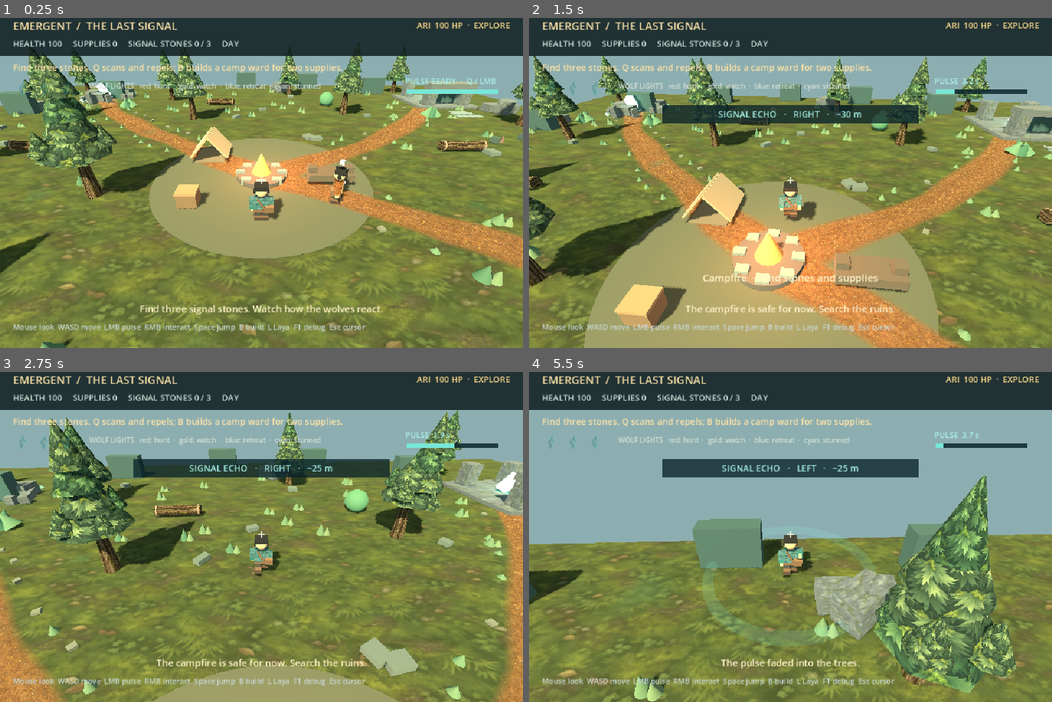
Above: before the commit, frames 1-4 (two rows, left to right).
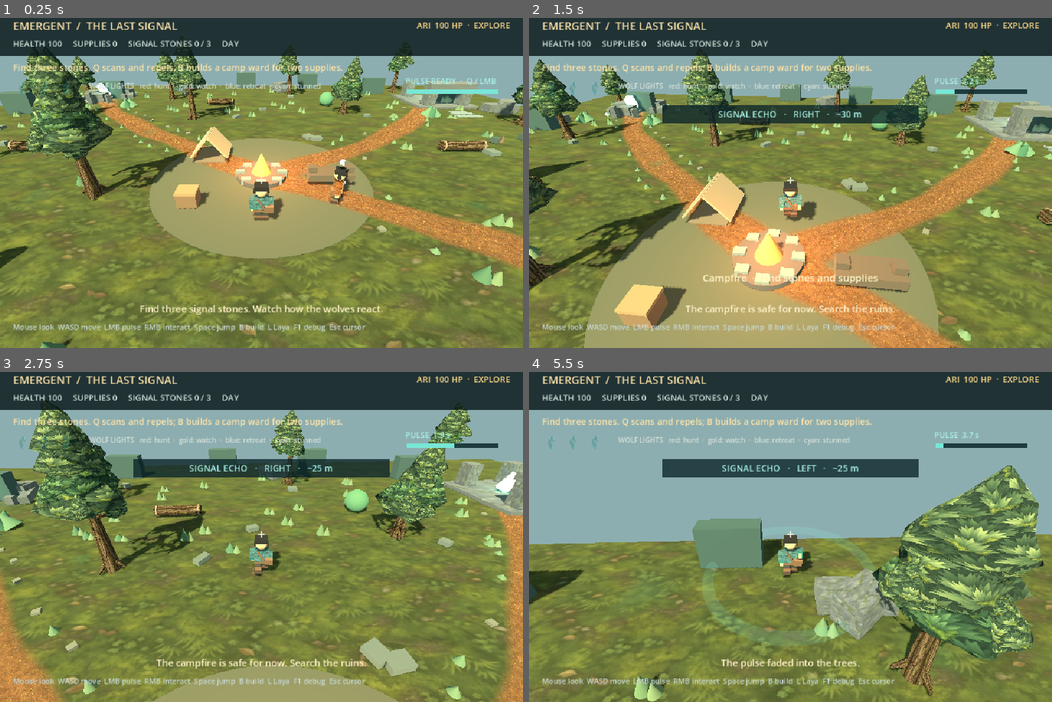
Above: after the commit, the same moments.

Repository: Morainet/Emergent
Game: Godot game, scene res://scenes/forest3d.tscn
Same seed, same stepped clock (60 frames per second), same inputs: the game is played once before the commit and once after it.
Inputs (mouse positions are in pixels of both pictures, inside the frame that each line leads up to):
- Up to frame 1 (0.25 s): no input
- Up to frame 2 (1.5 s): tap Enter at 0.5 s; move the mouse to (816, 179) at 0.52 s; hold R 0.53-1.28 s; hold W from 0.53 s (still down); click (816, 179) at 0.67 s; tap Space at 0.77 s; move the mouse to (764, 183) at 1.27 s; tap E at 1.35 s
- Up to frame 3 (2.75 s): keep holding W; tap Space at 1.52 s; move the mouse to (271, 527) at 2.02 s; tap Q at 2.1 s
- Up to frame 4 (5.5 s): keep holding W; move the mouse to (785, 540) at 2.77 s; tap B at 2.85 s; click (785, 540) at 2.92 s; tap Space at 3.02, 3.77, 4.52 s; move the mouse to (827, 537) at 3.52 s; tap L at 3.6 s; move the mouse to (748, 530) at 4.27 s; tap R at 4.35 s; move the mouse to (795, 533) at 5.02 s; tap E at 5.1 s; click (795, 533) at 5.17 s

The runs differ from the first frame. In frame 1, 6.5% of the frame differs, in the area x 0-100%, y 8-78%; in frame 2, 6.0%; in frame 3, 8.3%; in frame 4, 13%, in the area x 65-99%, y 28-99%.

Commit message:
Refine pine silhouettes with irregular crown meshes

Diff:
--- a/scripts/forest3d.gd
+++ b/scripts/forest3d.gd
@@ -12,6 +12,8 @@
 const TRAIL_EARTH_TEXTURE = preload("res://assets/textures/trail_earth.png")
 const MOSS_BARK_TEXTURE = preload("res://assets/textures/moss_bark.png")
 const PINE_CANOPY_TEXTURE = preload("res://assets/textures/pine_canopy.png")
+const CROWN_RING_HEIGHTS = [-0.5, -0.36, -0.08, 0.22, 0.5]
+const CROWN_RING_RADII = [0.78, 1.0, 0.72, 0.42, 0.035]
 const SIGNAL_SHARD_ICON = preload("res://assets/ui/signal_shard.png")
 const SHARD_SITES = [Vector3(-21, 0, -21), Vector3(22, 0, -20), Vector3(19, 0, 21)]
 const WOLF_DENS = [Vector3(-22, 0, 12), Vector3(21, 0, -4), Vector3(10, 0, 25)]
@@ -303,7 +305,7 @@
 	for i in positions.size():
 		var p: Vector2 = positions[i]
 		forest_tree_positions.append(p)
-		var height := 3.0 + float(i % 3) * 0.7
+		var height := 2.9 + float((i * 7) % 5) * 0.43
 		_tree(Vector3(p.x, 0.0, p.y), height, i)
 
 
@@ -326,13 +328,30 @@
 	shape.height = height * 0.84
 	collision.shape = shape
 	trunk.add_child(collision)
+	for root in 3:
+		var root_angle := float(root) * TAU / 3.0 + float(index) * 0.61
+		var root_start := pos + Vector3(cos(root_angle) * 0.19, 0.52, sin(root_angle) * 0.19)
+		var root_tip := pos + Vector3(cos(root_angle) * 0.68, 0.09, sin(root_angle) * 0.68)
+		var root_mesh := CylinderMesh.new()
+		root_mesh.bottom_radius = 0.16
+		root_mesh.top_radius = 0.055
+		root_mesh.height = root_start.distance_to(root_tip)
+		root_mesh.radial_segments = 5
+		var root_visual := MeshInstance3D.new()
+		root_visual.mesh = root_mesh
+		root_visual.position = (root_start + root_tip) * 0.5
+		root_visual.quaternion = Quaternion(Vector3.UP, (root_tip - root_start).normalized())
+		root_visual.material_override = _textured_material(MOSS_BARK_TEXTURE)
+		add_child(root_visual)
 	var lean := Vector2(sin(float(index) * 2.7), cos(float(index) * 1.9)) * 0.24
-	for tier in 4:
-		var radius := (1.55 - float(tier) * 0.28) * (0.88 + 0.06 * float((index + tier) % 4))
-		var crown := _pine_crown(pos + Vector3(lean.x * float(tier) * 0.42, height - 0.15 + float(tier) * 0.82, lean.y * float(tier) * 0.42), radius, 2.2 - float(tier) * 0.16, index + tier)
+	var tier_count := 3 + index % 3
+	for tier in tier_count:
+		var radius := (1.55 - float(tier) * 0.24) * (0.88 + 0.06 * float((index + tier) % 4))
+		var crown := _pine_crown(pos + Vector3(lean.x * float(tier) * 0.42, height - 0.15 + float(tier) * 0.72, lean.y * float(tier) * 0.42), radius, 2.2 - float(tier) * 0.16, index * 11 + tier)
 		add_child(crown)
-	for branch in 5:
-		var angle := float(branch) * TAU / 5.0 + float(index) * 1.37
+	var branch_count := 4 + (index * 2) % 3
+	for branch in branch_count:
+		var angle := float(branch) * TAU / float(branch_count) + float(index) * 1.37
 		var start := pos + Vector3(0.0, height * (0.61 + float(branch % 3) * 0.11), 0.0)
 		var reach := 0.95 + 0.16 * float((index + branch) % 3)
 		var tip := start + Vector3(cos(angle) * reach, 0.28 + float(branch % 2) * 0.12, sin(angle) * reach)
@@ -347,24 +366,53 @@
 		branch_visual.quaternion = Quaternion(Vector3.UP, (tip - start).normalized())
 		branch_visual.material_override = _textured_material(MOSS_BARK_TEXTURE)
 		add_child(branch_visual)
-		add_child(_pine_crown(tip + Vector3(0.0, 0.34, 0.0), 0.55, 1.0, index + branch))
+		add_child(_pine_crown(tip + Vector3(0.0, 0.34, 0.0), 0.46 + 0.07 * float(branch % 3), 0.9 + 0.1 * float(branch % 2), index * 13 + branch))
 
 
 func _pine_crown(pos: Vector3, radius: float, height: float, variation: int) -> MeshInstance3D:
-	var mesh := CylinderMesh.new()
-	mesh.bottom_radius = radius
-	mesh.top_radius = 0.03
-	mesh.height = height
-	mesh.radial_segments = 7 + variation % 3
+	var tool := SurfaceTool.new()
+	tool.begin(Mesh.PRIMITIVE_TRIANGLES)
+	var sectors := 9 + variation % 3
+	for band in 4:
+		for sector in sectors:
+			var a := _crown_point(radius, height, band, sector, sectors, variation)
+			var b := _crown_point(radius, height, band, sector + 1, sectors, variation)
+			var c := _crown_point(radius, height, band + 1, sector, sectors, variation)
+			var d := _crown_point(radius, height, band + 1, sector + 1, sectors, variation)
+			_foliage_vertex(tool, a, Vector2(float(sector) / float(sectors), float(band) / 4.0))
+			_foliage_vertex(tool, c, Vector2(float(sector) / float(sectors), float(band + 1) / 4.0))
+			_foliage_vertex(tool, b, Vector2(float(sector + 1) / float(sectors), float(band) / 4.0))
+			_foliage_vertex(tool, b, Vector2(float(sector + 1) / float(sectors), float(band) / 4.0))
+			_foliage_vertex(tool, c, Vector2(float(sector) / float(sectors), float(band + 1) / 4.0))
+			_foliage_vertex(tool, d, Vector2(float(sector + 1) / float(sectors), float(band + 1) / 4.0))
+	for sector in sectors:
+		_foliage_vertex(tool, Vector3(0.0, -height * 0.44, 0.0), Vector2(0.5, 0.5))
+		_foliage_vertex(tool, _crown_point(radius, height, 0, sector + 1, sectors, variation), Vector2(1.0, 0.0))
+		_foliage_vertex(tool, _crown_point(radius, height, 0, sector, sectors, variation), Vector2(0.0, 0.0))
+	tool.generate_normals()
 	var crown := MeshInstance3D.new()
-	crown.mesh = mesh
+	crown.mesh = tool.commit()
 	crown.position = pos
 	crown.rotation.y = float(variation) * 0.71
 	crown.rotation.z = sin(float(variation) * 1.9) * 0.055
 	var material := _textured_material(PINE_CANOPY_TEXTURE)
 	material.albedo_color = Color(0.86, 0.95, 0.88) if variation % 3 == 0 else Color(1.0, 0.97, 0.91)
+	material.cull_mode = BaseMaterial3D.CULL_DISABLED
 	crown.material_override = material
 	return crown
+
+
+func _crown_point(radius: float, height: float, ring: int, sector: int, sectors: int, variation: int) -> Vector3:
+	var angle := float(sector % sectors) * TAU / float(sectors)
+	var lobe := 1.0 + 0.13 * sin(angle * 3.0 + float(variation) * 1.71) + 0.07 * cos(angle * 5.0 + float(variation) * 0.83)
+	var hem := sin(angle * 4.0 + float(variation) * 0.57) * height * 0.075 if ring == 0 else 0.0
+	var shift := Vector2(sin(float(variation + ring) * 1.31), cos(float(variation - ring) * 1.19)) * radius * 0.055 * float(ring)
+	return Vector3(cos(angle) * radius * CROWN_RING_RADII[ring] * lobe + shift.x, height * CROWN_RING_HEIGHTS[ring] + hem, sin(angle) * radius * CROWN_RING_RADII[ring] * lobe + shift.y)
+
+
+func _foliage_vertex(tool: SurfaceTool, position: Vector3, uv: Vector2) -> void:
+	tool.set_uv(uv)
+	tool.add_vertex(position)
 
 
 func _make_ruins() -> void:
--- a/tests/smoke.gd
+++ b/tests/smoke.gd
@@ -58,15 +58,21 @@
 	assert(ground_mesh.material_override.albedo_texture != null, "Forest ground texture should load")
 	var textured_canopy_count := 0
 	var tapered_trunk_count := 0
+	var lowest_trunk := INF
+	var highest_trunk := 0.0
 	for world_child in game.get_children():
 		if world_child is MeshInstance3D and world_child.material_override.albedo_texture == load("res://assets/textures/pine_canopy.png"):
+			assert(world_child.mesh is ArrayMesh, "Foliage should use uneven generated geometry, not stock cones")
 			textured_canopy_count += 1
 		if world_child is StaticBody3D and world_child.get_child_count() > 0 and world_child.get_child(0) is MeshInstance3D:
 			var trunk_mesh = world_child.get_child(0).mesh
 			if trunk_mesh is CylinderMesh and trunk_mesh.bottom_radius > trunk_mesh.top_radius:
 				tapered_trunk_count += 1
+				lowest_trunk = minf(lowest_trunk, trunk_mesh.height)
+				highest_trunk = maxf(highest_trunk, trunk_mesh.height)
 	assert(textured_canopy_count >= 160, "Trees should have layered, textured crowns and side branches")
 	assert(tapered_trunk_count == 20, "Every tree should have a tapered trunk")
+	assert(highest_trunk - lowest_trunk > 1.2, "Tree heights should vary visibly")
 	var paths: Array = game.get("trail_paths")
 	var sites: Array = game.get_script().get_script_constant_map()["SHARD_SITES"]
 	var trees: Array = game.get("forest_tree_positions")
Not shown, changed: README.md
